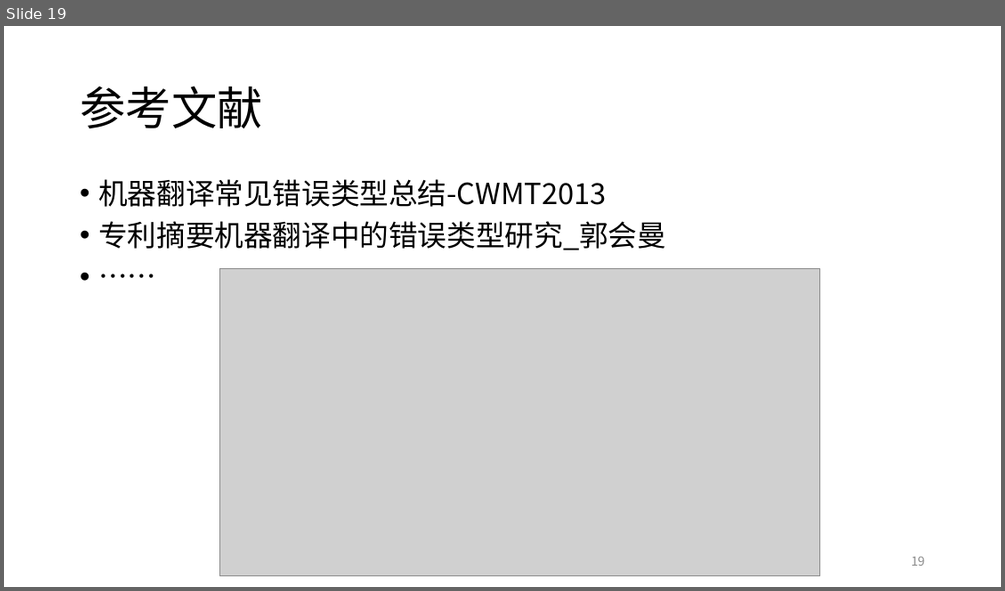
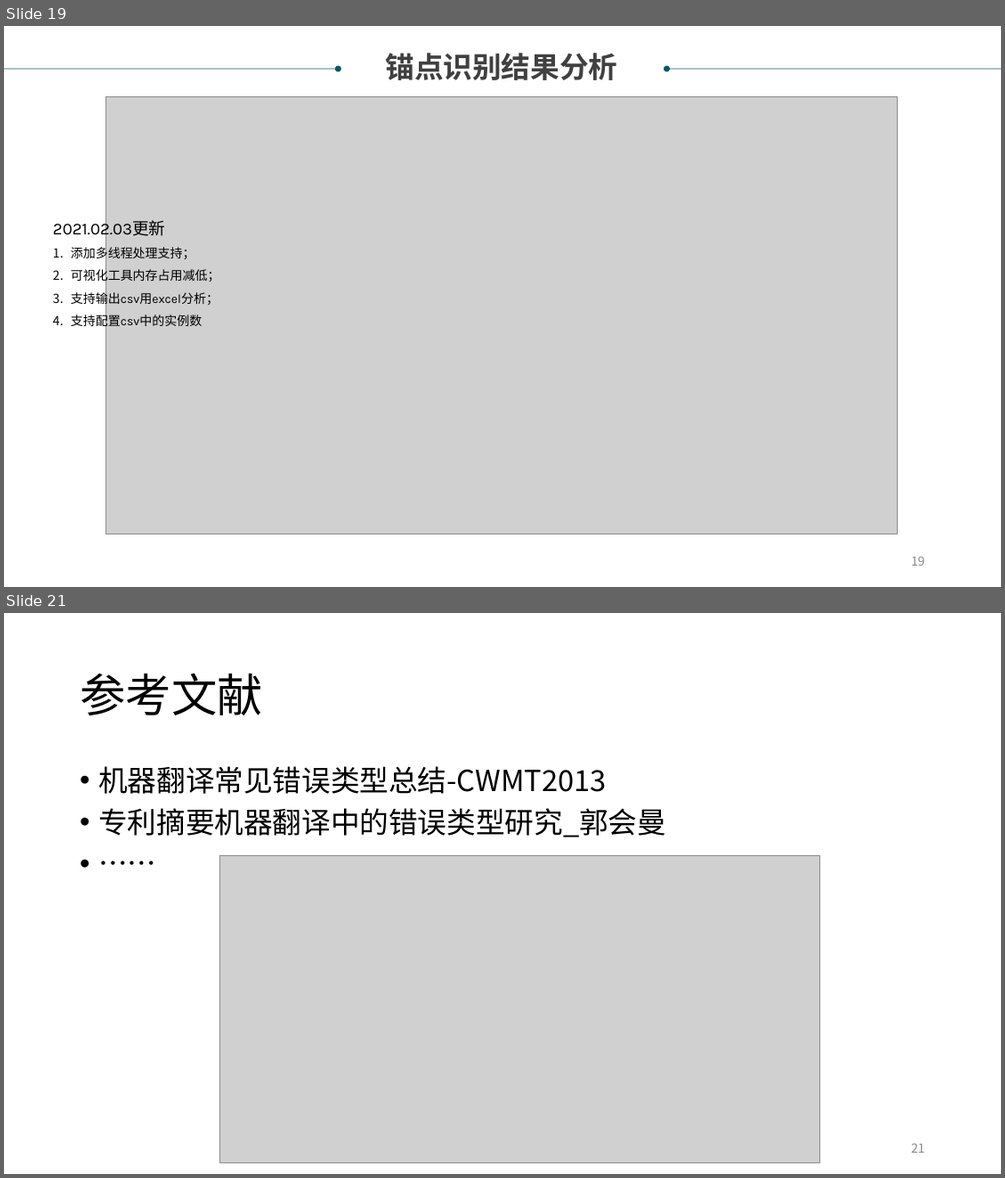
Before and after one commit to xiabo0816/PatTransErrorDetect, a slide deck: documents/翻译锚点识别项目.ppt. Shown one above the other, each under a label of ours: slide 19 before the commit, slides 19 and 21 after it; the slides between them are not shown. The pictures are 1005x591 and 1005x1178 pixels, drawn with LibreOffice and Linux fonts; fonts in the diff are those of the drawing; grey boxes stand for pictures. Boxes give left, top, right and bottom in pixels: in the first picture for what was removed or moved away, otherwise in the second. Text is boxed around its words. In the diff, an @@ line names an element or a change of style, - is before the commit and + after.

```diff
--- a/documents/翻译锚点识别项目.ppt
+++ b/documents/翻译锚点识别项目.ppt
@@ slide 19 added at <box>4,26,1001,587</box>, background #FFFFFF @@
@@ arrow added from (4, 69) to (338, 69), #095763 0.51 pt @@
@@ text added at <box>385,53,617,80</box>, 28 pt, text #404040, bold @@
+锚点识别结果分析
@@ arrow added from (1000, 69) to (666, 69), #095763 0.51 pt @@
@@ picture added at <box>105,97,896,533</box> @@
@@ text added at <box>53,219,220,329</box>, 12 pt, text #000000 @@
+2021.02.03更新
+1. 添加多线程处理支持；
+2. 可视化工具内存占用减低；
+3. 支持输出csv用excel分析；
+4. 支持配置csv中的实例数
@@ page number added at <box>911,556,924,565</box>, 12 pt, text #898989 @@
+19
@@ what was slide 19 is now slide 21 @@
@@ page number at <box>911,1143,924,1152</box>: text changed @@
-19
+21
```
Also in this commit, not shown: 1 other slide added, 6 other files.
